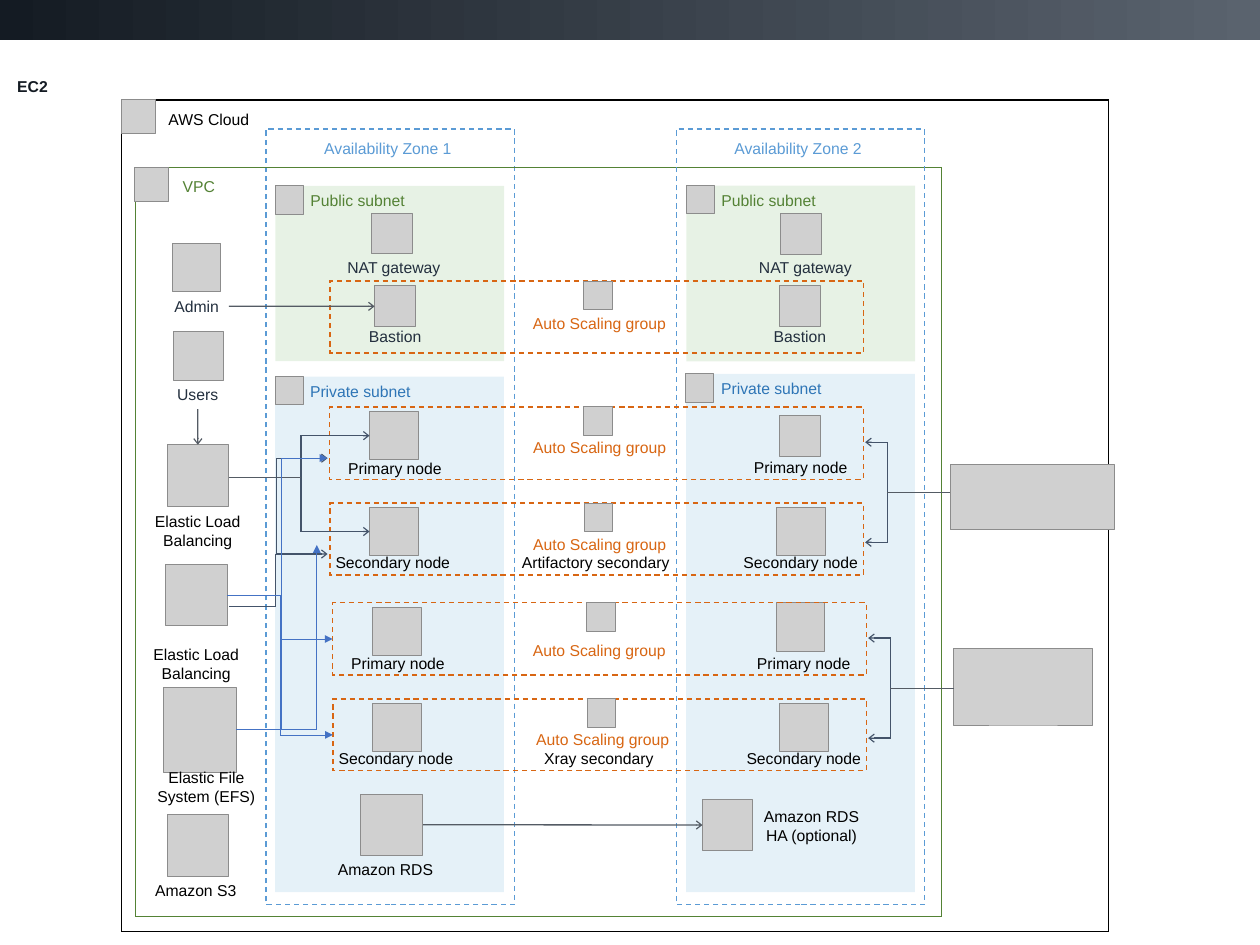
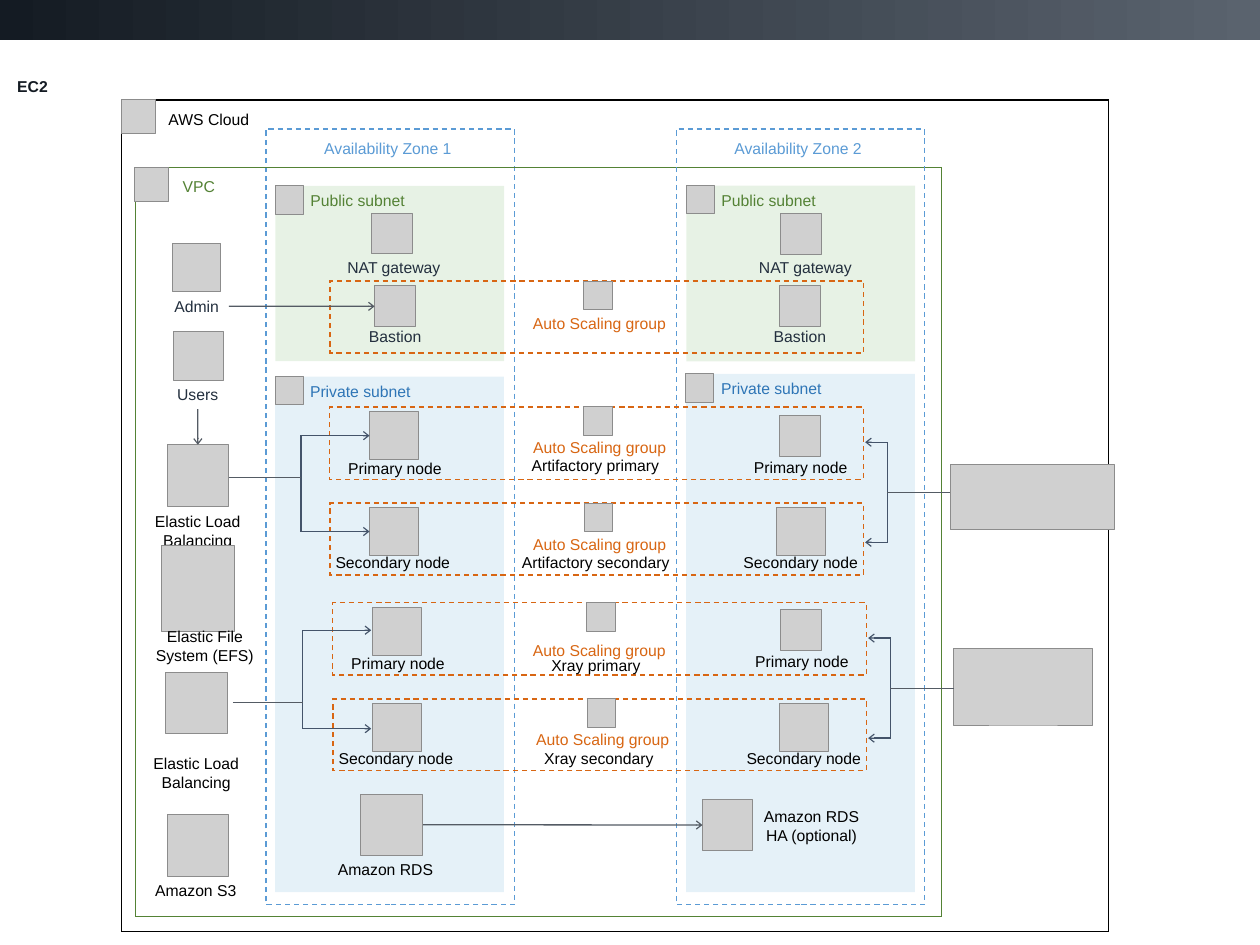
Before and after one commit to aws-quickstart/quickstart-jfrog-artifactory, a slide deck: slide 1 of docs/images/jfrog-architecture-diagram.pptx. Drawn at 1260x945 pixels with LibreOffice and Linux fonts; fonts in the diff are those of the drawing; grey boxes stand for pictures. Boxes give left, top, right and bottom in pixels: in the first picture for what was removed or moved away, otherwise in the second. Text is boxed around its words. In the diff, an @@ line names an element or a change of style, - is before the commit and + after.

```diff
--- a/docs/images/jfrog-architecture-diagram.pptx
+++ b/docs/images/jfrog-architecture-diagram.pptx
@@ elbow arrow removed from (236, 730) to (328, 458) @@
@@ text added at box(532, 459, 659, 475), 12 pt, text #000000 @@
+Artifactory primary
@@ picture: place and size @@
-picture at box(164, 687, 236, 772)
+picture at box(162, 546, 234, 631)
@@ freeform shape removed at box(229, 554, 276, 607) @@
@@ elbow arrow removed from (236, 730) to (317, 545) @@
@@ elbow arrow removed from (227, 595) to (333, 639) @@
@@ elbow arrow removed from (227, 595) to (333, 735) @@
@@ text "Elastic File System (EFS)": place and size @@
-text "Elastic File System (EFS)" at box(157, 771, 255, 806)
+text "Elastic File System (EFS)" at box(156, 630, 254, 665)
@@ picture: place and size @@
-picture at box(776, 603, 824, 651)
+picture at box(781, 610, 821, 650)
@@ freeform shape: place and size @@
-freeform shape at box(276, 458, 327, 554)
+freeform shape at box(302, 630, 371, 729)
@@ text added at box(551, 658, 640, 675), 12 pt, text #000000 @@
+Xray primary
@@ picture: place and size @@
-picture at box(165, 564, 227, 626)
+picture at box(165, 673, 227, 734)
@@ line added from (233, 702) to (302, 702), #545B64 1 pt @@
@@ text "Elastic Load": place and size @@
-text "Elastic Load" at box(153, 648, 239, 683)
+text "Elastic Load" at box(153, 757, 239, 792)
```
Also in this commit, not shown: 2 other files.
